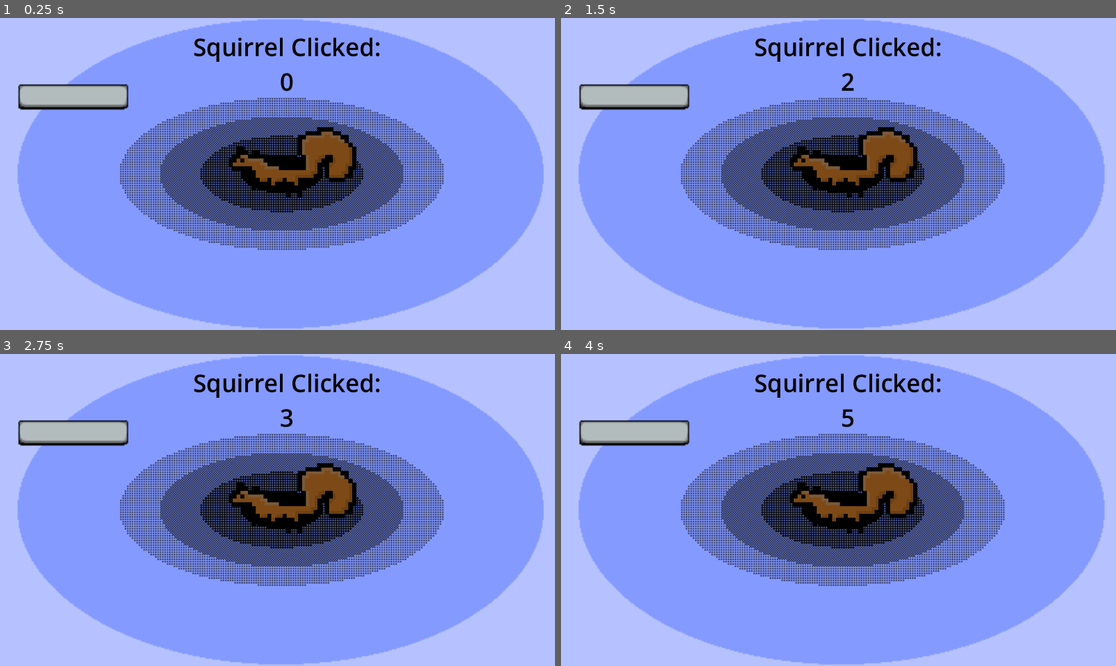
Above: before the commit, frames 1-4 (two rows, left to right).
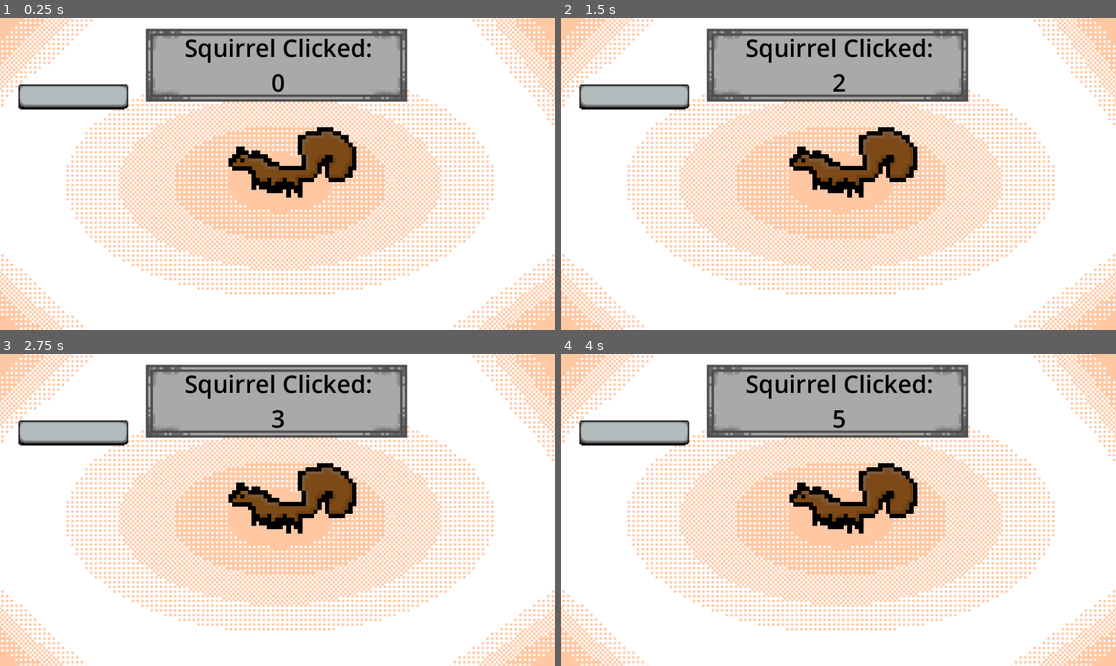
Above: after the commit, the same moments.

Repository: Teleportingsqirl/SquirrelClicker2.0
Game: Godot game, scene res://squirrelclicker.tscn
Two runs of this game, one before a commit and one after it. Both use one fixed random seed, a clock stepped at 60 frames per second and the inputs below.
Inputs (mouse positions are in pixels of both pictures, inside the frame that each line leads up to):
- Up to frame 1 (0.25 s): no input
- Up to frame 2 (1.5 s): click (849, 170) at 0.5 s; click (849, 170) at 1.25 s
- Up to frame 3 (2.75 s): click (288, 506) at 2 s
- Up to frame 4 (4 s): tap Enter at 2.75 s; tap Space at 3.5 s

The runs differ from the first frame. In frame 1, 96% of the frame differs, in the area x 0-100%, y 0-100%; in frame 2, 96%; in frame 3, 96%; in frame 4, 96%.

Commit message:
updated with a background

Diff:
--- a/squirrelclicker.tscn
+++ b/squirrelclicker.tscn
@@ -3,7 +3,7 @@
 [ext_resource type="Script" uid="uid://duaa17davi0f5" path="res://squirrelclicker.gd" id="1_crmfy"]
 [ext_resource type="Script" uid="uid://yoklm1grxh8n" path="res://control.gd" id="1_upo0g"]
 [ext_resource type="Texture2D" uid="uid://cwxjbxe5gbvs4" path="res://Sprite-squirrel.png" id="3_crmfy"]
-[ext_resource type="Texture2D" uid="uid://t7axdm54swgp" path="res://sprite-background.png" id="3_sjpgo"]
+[ext_resource type="Texture2D" uid="uid://t7axdm54swgp" path="res://Sprite-background.png" id="3_sjpgo"]
 [ext_resource type="Texture2D" uid="uid://ifbfaa0on23c" path="res://Sprite-singlebutton.png" id="5_uijhn"]
 [ext_resource type="Texture2D" uid="uid://d2anliwsajs2b" path="res://Sprite-buttonpressedsingle.png" id="6_f44b8"]
 
@@ -41,10 +41,10 @@
 
 [node name="Label" type="Label" parent="Control"]
 layout_mode = 0
-offset_left = 387.0
-offset_top = 27.0
-offset_right = 819.0
-offset_bottom = 162.0
+offset_left = 369.0
+offset_top = 29.0
+offset_right = 801.0
+offset_bottom = 164.0
 theme_override_colors/font_color = Color(0, 0, 0, 1)
 theme_override_font_sizes/font_size = 50
 text = "Click The Squirrel!"
Binary file changed: sprite-background.aseprite
Binary file changed: sprite-background.png
Not shown, changed: sprite-background.png.import
Not shown, changed: clickergamesquirrel.pck
